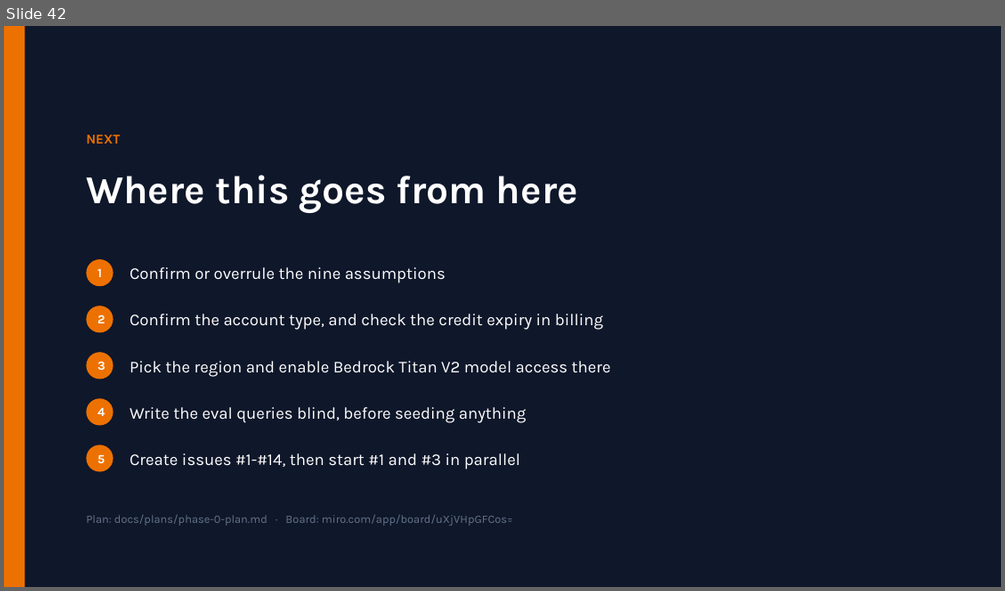
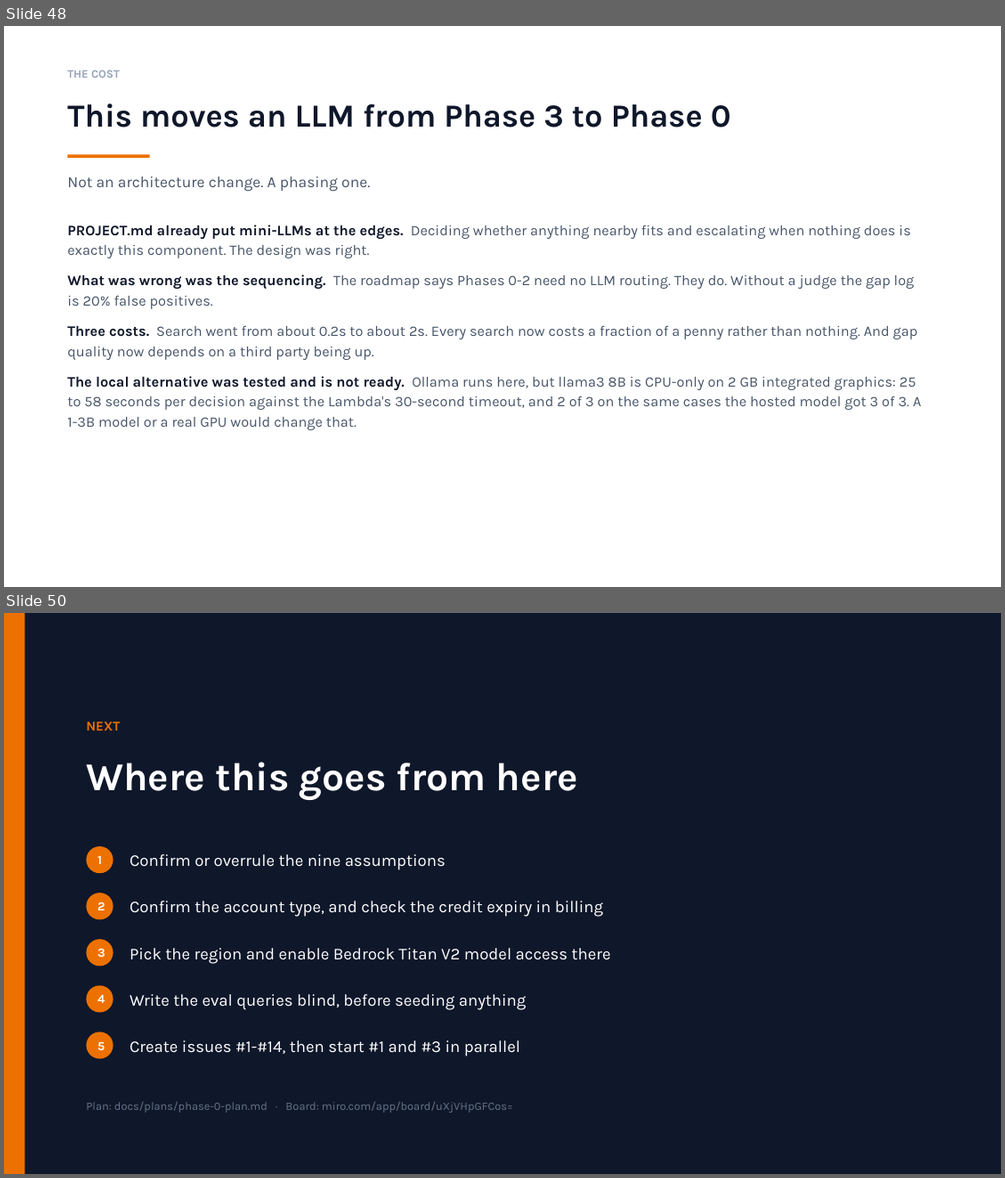
Before and after one commit to Endlessandothers/Endlessproject, a slide deck: docs/plans/endless-phase-0-v3.pptx. Shown one above the other, each under a label of ours: slide 42 before the commit, slides 48 and 50 after it; the slides between them are not shown. The pictures are 1005x591 and 1005x1178 pixels, drawn with LibreOffice and Linux fonts; fonts in the diff are those of the drawing. Boxes give left, top, right and bottom in pixels: in the first picture for what was removed or moved away, otherwise in the second. Text is boxed around its words. In the diff, an @@ line names an element or a change of style, - is before the commit and + after.

```diff
--- a/docs/plans/endless-phase-0-v3.pptx
+++ b/docs/plans/endless-phase-0-v3.pptx
@@ slide 48 added at bbox=[4, 26, 1001, 587], background #FFFFFF @@
@@ text added at bbox=[67, 70, 120, 78], 11 pt, text #94A3B8, bold @@
+THE COST
@@ text added at bbox=[67, 103, 731, 127], 31 pt, text #0F172A, bold @@
+This moves an LLM from Phase 3 to Phase 0
@@ rectangle added at bbox=[67, 155, 150, 158], fill #ED7100 @@
@@ text added at bbox=[67, 176, 370, 192], 15 pt, text #475569 @@
+Not an architecture change. A phasing one.
@@ text added at bbox=[67, 224, 921, 430], 14 pt, text #475569 @@
+PROJECT.md already put mini-LLMs at the edges. Deciding whether anything nearby fits and escalating when nothing does is exactly this component. The design was right.
+What was wrong was the sequencing. The roadmap says Phases 0-2 need no LLM routing. They do. Without a judge the gap log is 20% false positives.
+Three costs. Search went from about 0.2s to about 2s. Every search now costs a fraction of a penny rather than nothing. And gap quality now depends on a third party being up.
+The local alternative was tested and is not ready. Ollama runs here, but llama3 8B is CPU-only on 2 GB integrated graphics: 25 to 58 seconds per decision against the Lambda's 30-second timeout, and 2 of 3 on the same cases the hosted model got 3 of 3. A 1-3B model or a real GPU would change that.
@@ what was slide 42 is now slide 50 @@
```
Also in this commit, not shown: 2 slides changed, 7 other slides added.
